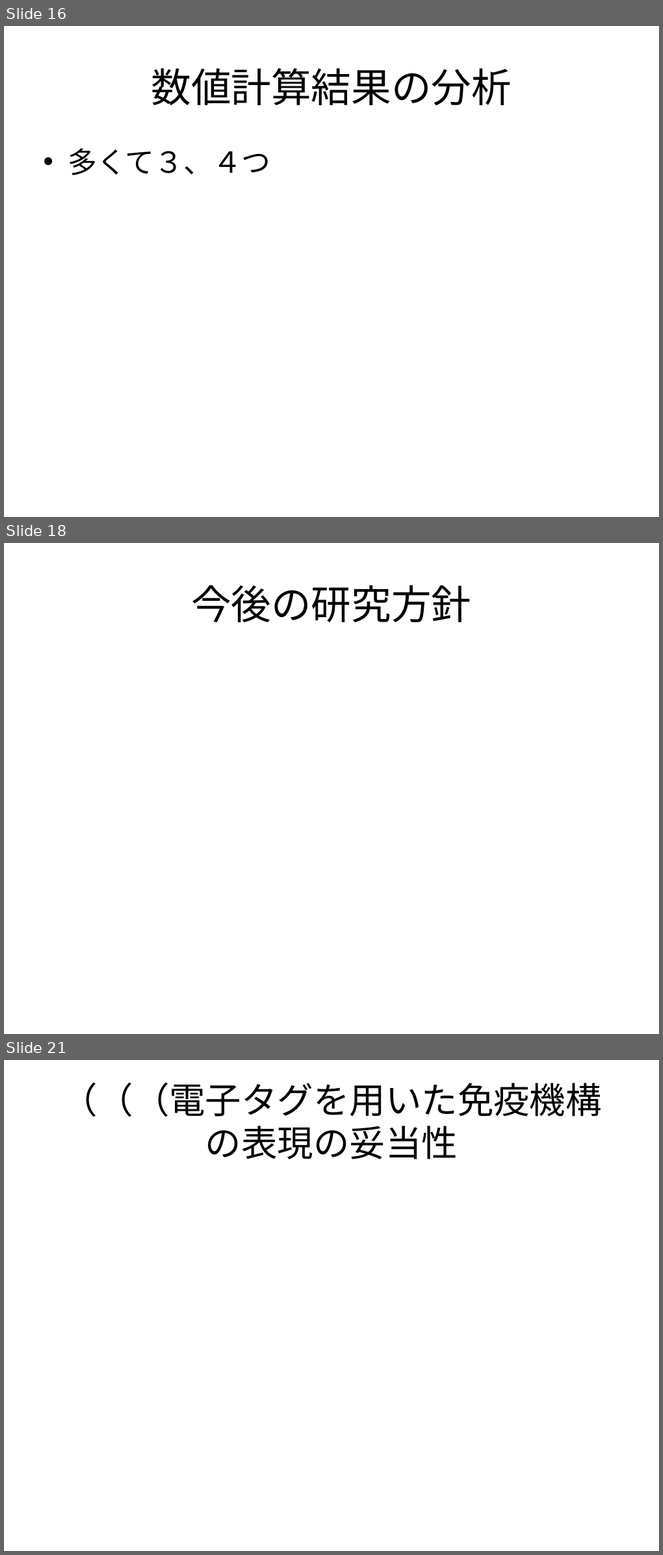
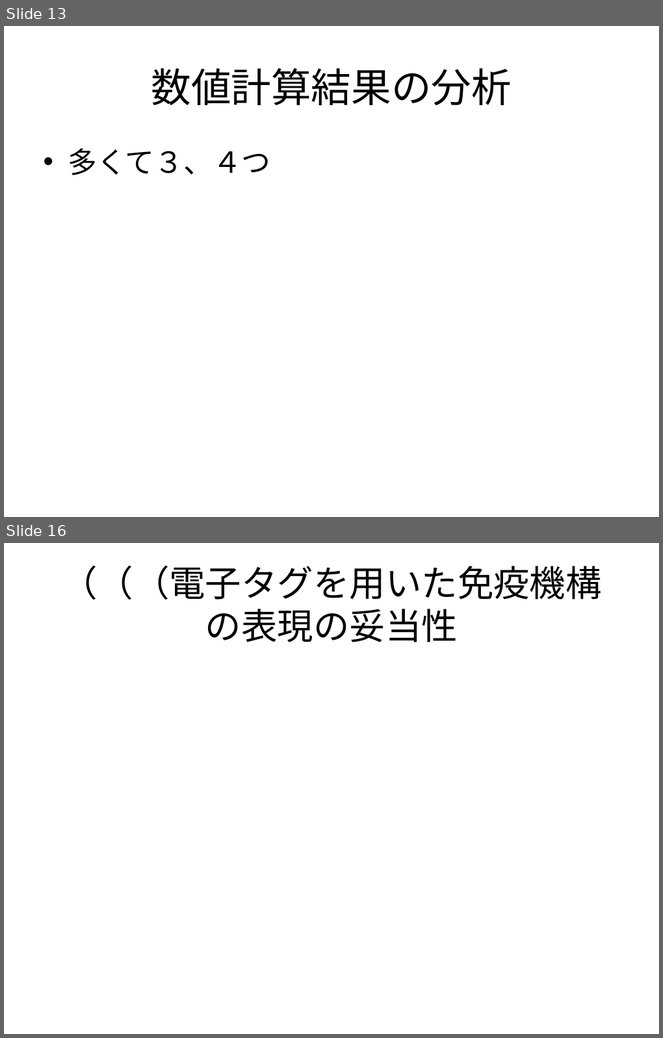
Before and after one commit to nkud/Research-BB, a slide deck: ppt/卒業研究.pptx. Shown one above the other, each under a label of ours: slides 16, 18 and 21 before the commit, slides 13 and 16 after it; the slides between them are not shown. The pictures are 663x1555 and 663x1038 pixels, drawn with LibreOffice and Linux fonts; fonts in the diff are those of the drawing. Boxes give left, top, right and bottom in pixels: in the first picture for what was removed or moved away, otherwise in the second. Text is boxed around its words. In the diff, an @@ line names an element or a change of style, - is before the commit and + after.

```diff
--- a/ppt/卒業研究.pptx
+++ b/ppt/卒業研究.pptx
@@ slide 18 removed at <box>4,543,659,1034</box>, background #FFFFFF @@
@@ title removed at <box>191,585,471,622</box> @@
-今後の研究方針
@@ what was slide 16 is now slide 13 @@
@@ what was slide 21 is now slide 16 @@
```
Also in this commit, not shown: 7 slides changed, 1 slide added, 3 other slides removed.
